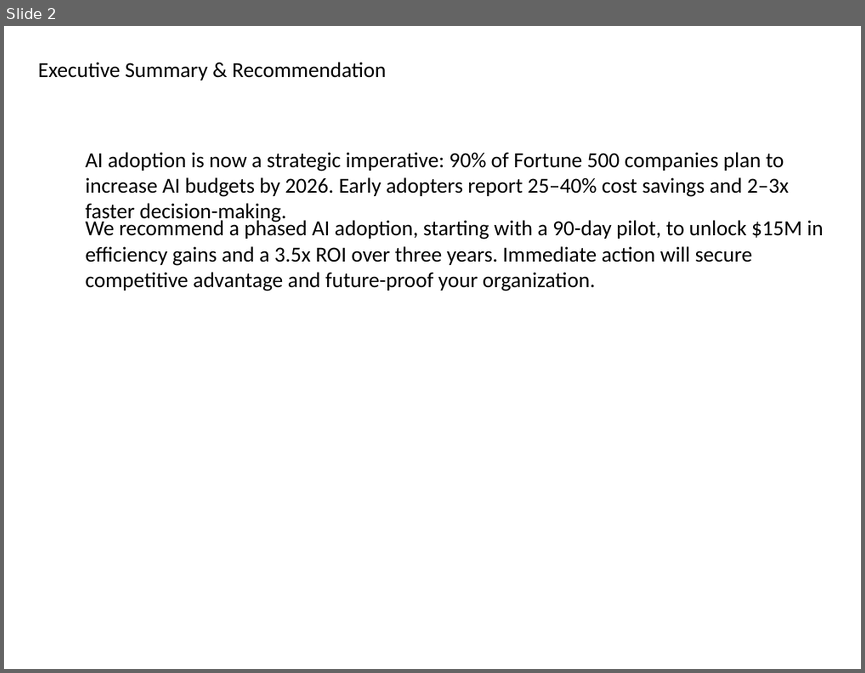
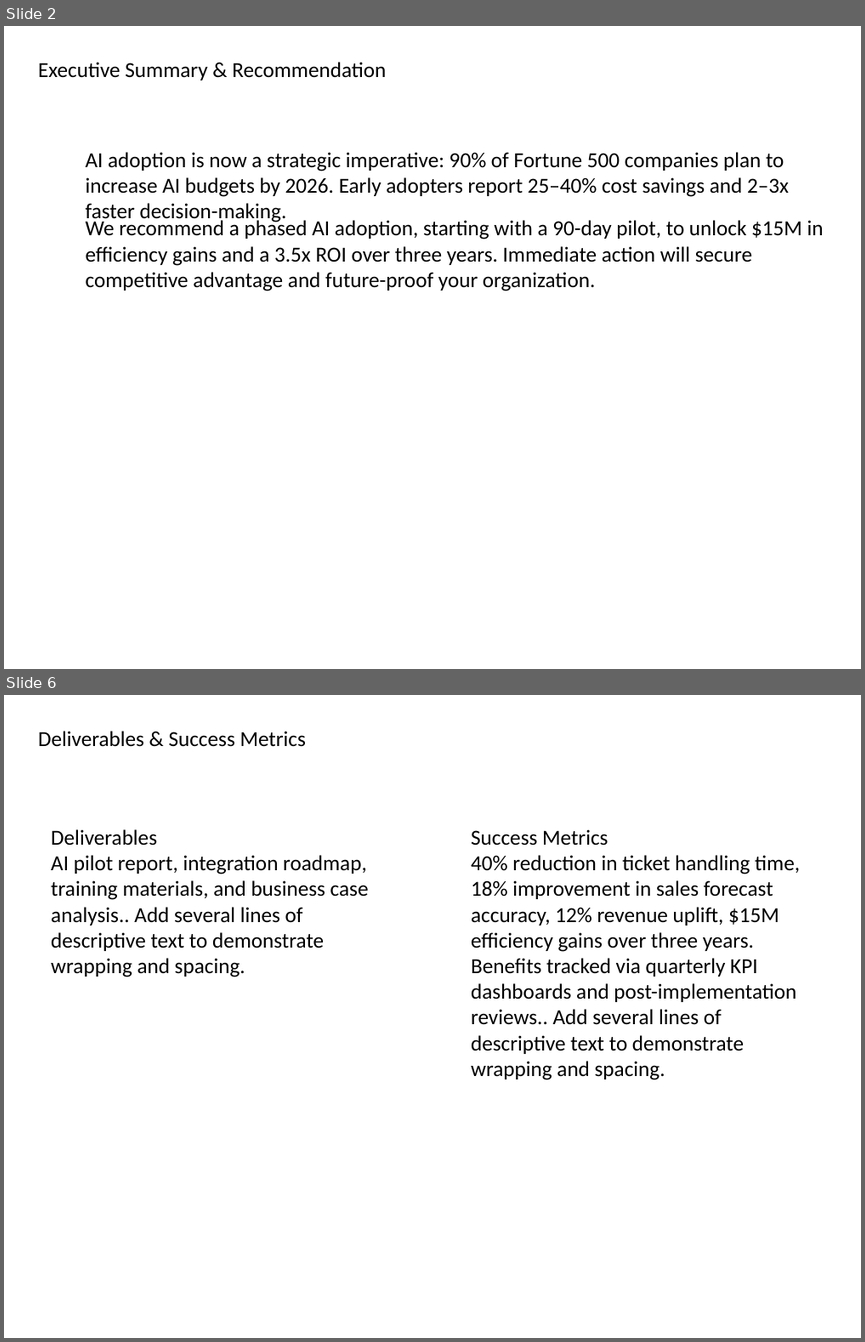
Before and after one commit to vedant1811/kenley-create-decks, a slide deck: src/lib/output/GeneratedPresentation.pptx. Shown one above the other, each under a label of ours: slide 2 before the commit, slides 2 and 6 after it; the slides between them are not shown. The pictures are 865x673 and 865x1342 pixels, drawn with LibreOffice and Linux fonts; fonts in the diff are those of the drawing. Boxes give left, top, right and bottom in pixels: in the first picture for what was removed or moved away, otherwise in the second. Text is boxed around its words. In the diff, an @@ line names an element or a change of style, - is before the commit and + after.

```diff
--- a/src/lib/output/GeneratedPresentation.pptx
+++ b/src/lib/output/GeneratedPresentation.pptx
@@ slide 6 added at box(4, 695, 861, 1338), background #FFFFFF @@
@@ text added at box(38, 731, 306, 747), 18 pt, text #000000 @@
+Deliverables & Success Metrics
@@ text added at box(51, 829, 369, 977), 18 pt, text #000000 @@
+Deliverables
+AI pilot report, integration roadmap, training materials, and business case analysis.. Add several lines of descriptive text to demonstrate wrapping and spacing.
@@ text added at box(471, 829, 800, 1054), 18 pt, text #000000 @@
+Success Metrics
+40% reduction in ticket handling time, 18% improvement in sales forecast accuracy, 12% revenue uplift, $15M efficiency gains over three years. Benefits tracked via quarterly KPI dashboards and post-implementation reviews.. Add several lines of descriptive text to demonstrate wrapping and spacing.
```
Also in this commit, not shown: 7 slides changed, 1 other slide added, 2 slides removed, 3 other files.
